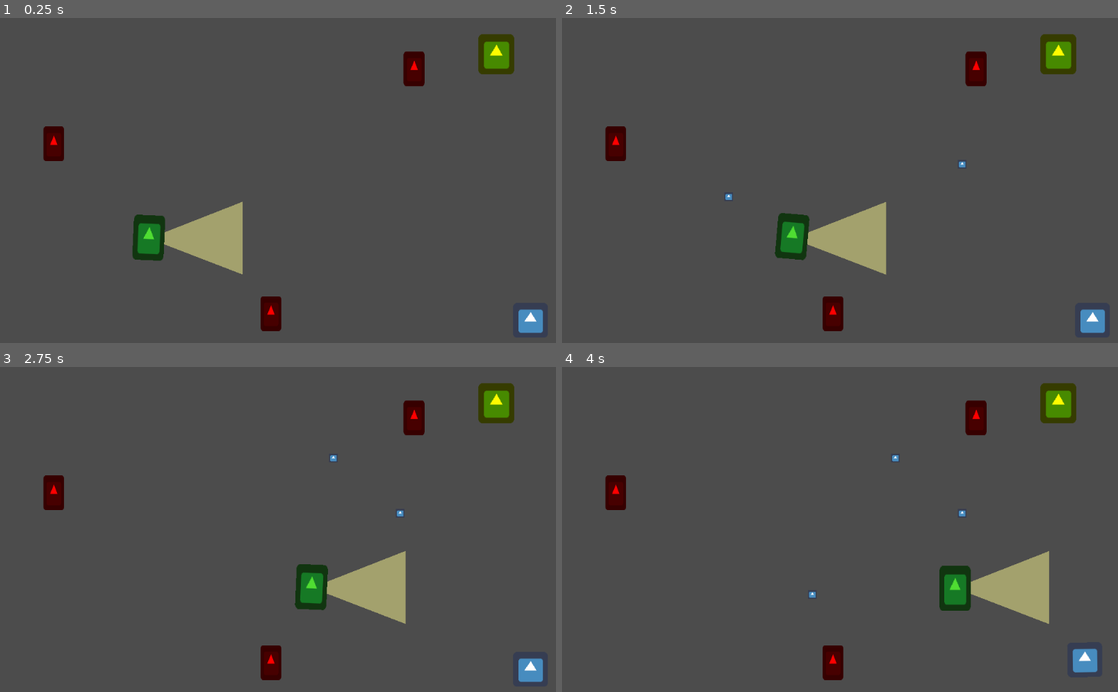
Above: before the commit, frames 1-4 (two rows, left to right).
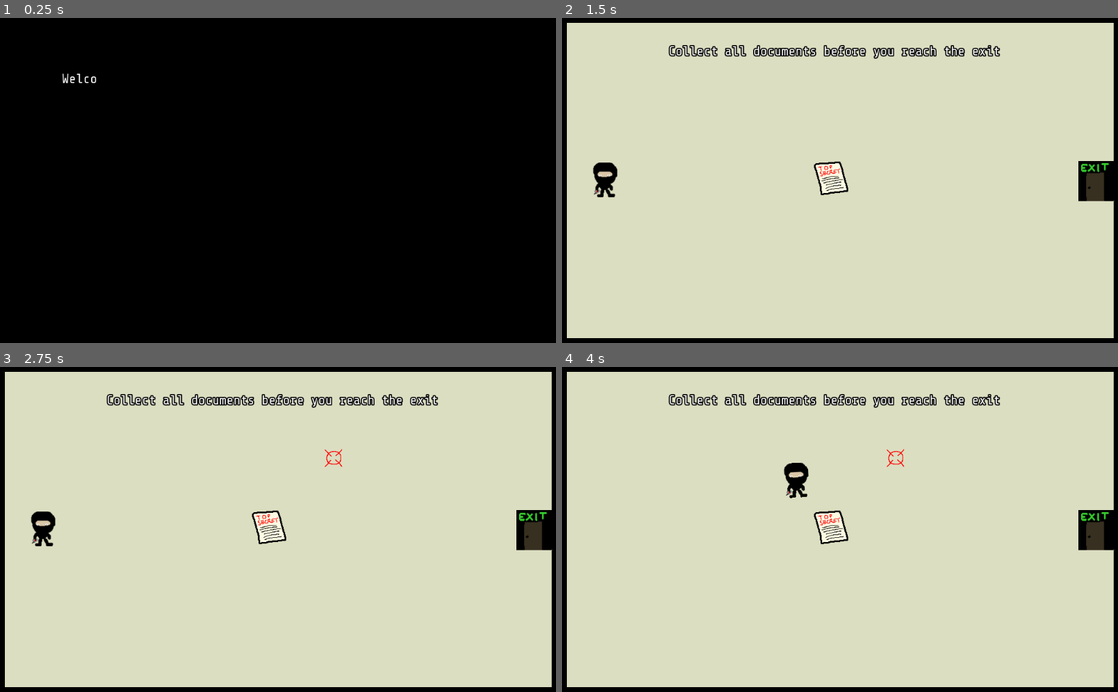
Above: after the commit, the same moments.

Repository: cwiep/Agent-of-C.H.A.I.N.
Game: Godot game, scene res://scenes/Intro.tscn
Same seed, same stepped clock (60 frames per second), same inputs: the game is played once before the commit and once after it. Before the commit the project starts from res://scenes/World.tscn. The engine's default icon, where the game draws it, is replaced by a stand-in: a white triangle on a blue panel in a dark square.
Inputs (mouse positions are in pixels of both pictures, inside the frame that each line leads up to):
- Up to frame 1 (0.25 s): no input
- Up to frame 2 (1.5 s): move the mouse to (962, 164) at 0.52 s; press the mouse at (962, 164) at 0.53 s; move the mouse to (728, 196) at 1.27 s; release the mouse at (728, 196) at 1.28 s; click (728, 196) at 1.35 s
- Up to frame 3 (2.75 s): move the mouse to (333, 458) at 2.02 s; hold Right mouse button (remove_action_point) from 2.03 s (still down); click (333, 458) at 2.3 s
- Up to frame 4 (4 s): move the mouse to (812, 594) at 2.77 s; release Right mouse button (remove_action_point) at 2.78 s; tap Mouse wheel down (speed_down) at 2.85 s; click (812, 594) at 3.05 s; move the mouse to (1006, 578) at 3.52 s; hold Mouse wheel up (speed_up) from 3.53 s (still down); click (1006, 578) at 3.8 s

The runs differ from the first frame. In frame 1, 100% of the frame differs, in the area x 0-100%, y 0-100%; in frame 2, 100%; in frame 3, 100%; in frame 4, 100%.

Commit message:
Add font, add intro and more levels, add some graphics

Diff:
--- /dev/null
+++ b/Font.tres
@@ -0,0 +1,11 @@
+[gd_resource type="DynamicFont" load_steps=2 format=2]
+
+[ext_resource path="res://ShareTechMono-Regular.ttf" type="DynamicFontData" id=1]
+
+[resource]
+size = 24
+outline_size = 2
+outline_color = Color( 0, 0, 0, 1 )
+use_mipmaps = true
+use_filter = true
+font_data = ExtResource( 1 )
--- a/project.godot
+++ b/project.godot
@@ -16,7 +16,7 @@
 [application]
 
 config/name="MJD9 - Agent of C.H.A.I.N."
-run/main_scene="res://scenes/World.tscn"
+run/main_scene="res://scenes/Intro.tscn"
 config/icon="res://icon.png"
 
 [autoload]
--- a/scenes/ActionPoint.tscn
+++ b/scenes/ActionPoint.tscn
@@ -1,16 +1,16 @@
 [gd_scene load_steps=3 format=2]
 
-[ext_resource path="res://icon.png" type="Texture" id=1]
+[ext_resource path="res://sfx/action_point.png" type="Texture" id=1]
 
 [sub_resource type="CircleShape2D" id=1]
-radius = 3.4707
+radius = 14.0201
 
 [node name="ActionPoint" type="Area2D" groups=[
 "action_point",
 ]]
 
 [node name="Sprite" type="Sprite" parent="."]
-scale = Vector2( 0.256746, 0.256746 )
+scale = Vector2( 0.52753, 0.52753 )
 texture = ExtResource( 1 )
 
 [node name="CollisionShape2D" type="CollisionShape2D" parent="."]
--- a/scenes/Document.tscn
+++ b/scenes/Document.tscn
@@ -1,17 +1,15 @@
 [gd_scene load_steps=3 format=2]
 
-[ext_resource path="res://icon.png" type="Texture" id=1]
+[ext_resource path="res://sfx/document.png" type="Texture" id=1]
 
 [sub_resource type="RectangleShape2D" id=1]
-extents = Vector2( 19.0763, 30.839 )
+extents = Vector2( 27.3167, 29.7153 )
 
 [node name="Document" type="Area2D" groups=[
 "document",
 ]]
 
 [node name="Sprite" type="Sprite" parent="."]
-modulate = Color( 1, 0, 0, 1 )
-scale = Vector2( 0.602012, 1 )
 texture = ExtResource( 1 )
 
 [node name="CollisionShape2D" type="CollisionShape2D" parent="."]
--- /dev/null
+++ b/scenes/Exit.tscn
@@ -0,0 +1,24 @@
+[gd_scene load_steps=3 format=2]
+
+[ext_resource path="res://sfx/exit.png" type="Texture" id=1]
+
+[sub_resource type="RectangleShape2D" id=1]
+extents = Vector2( 29.463, 34.403 )
+
+[node name="Exit" type="Area2D" groups=[
+"exit",
+]]
+position = Vector2( 0.55719, -1.03574 )
+
+[node name="Sprite" type="Sprite" parent="."]
+scale = Vector2( 1.03125, 1.15625 )
+texture = ExtResource( 1 )
+__meta__ = {
+"_edit_lock_": true
+}
+
+[node name="CollisionShape2D" type="CollisionShape2D" parent="."]
+shape = SubResource( 1 )
+__meta__ = {
+"_edit_lock_": true
+}
--- /dev/null
+++ b/scenes/Finish.tscn
@@ -0,0 +1,18 @@
+[gd_scene load_steps=2 format=2]
+
+[ext_resource path="res://Font.tres" type="DynamicFont" id=1]
+
+[node name="Finish" type="Node2D"]
+
+[node name="Label" type="Label" parent="."]
+margin_left = 400.655
+margin_top = 197.808
+margin_right = 580.655
+margin_bottom = 223.808
+custom_fonts/font = ExtResource( 1 )
+text = "Done. Good job!"
+align = 1
+valign = 1
+__meta__ = {
+"_edit_use_anchors_": false
+}
--- a/scenes/Guard.tscn
+++ b/scenes/Guard.tscn
@@ -1,12 +1,12 @@
 [gd_scene load_steps=8 format=2]
 
-[ext_resource path="res://icon.png" type="Texture" id=1]
+[ext_resource path="res://sfx/guard.png" type="Texture" id=1]
 [ext_resource path="res://scripts/GuardBehavior.gd" type="Script" id=2]
 [ext_resource path="res://scenes/VisionCone.tscn" type="PackedScene" id=3]
 [ext_resource path="res://scripts/GuardPath.gd" type="Script" id=4]
 
 [sub_resource type="RectangleShape2D" id=1]
-extents = Vector2( 24.8433, 37.2277 )
+extents = Vector2( 11.9196, 37.7846 )
 
 [sub_resource type="Animation" id=2]
 resource_name = "exited"
@@ -63,7 +63,6 @@
 script = ExtResource( 2 )
 
 [node name="Sprite" type="Sprite" parent="Guard"]
-modulate = Color( 0.309804, 0.866667, 0.196078, 1 )
 scale = Vector2( 0.900675, 1.29797 )
 texture = ExtResource( 1 )
 
--- /dev/null
+++ b/scenes/Intro.tscn
@@ -0,0 +1,24 @@
+[gd_scene load_steps=4 format=2]
+
+[ext_resource path="res://scripts/Intro.gd" type="Script" id=1]
+[ext_resource path="res://Font.tres" type="DynamicFont" id=2]
+[ext_resource path="res://sfx/wall.png" type="Texture" id=3]
+
+[node name="Intro" type="Node2D"]
+script = ExtResource( 1 )
+
+[node name="Sprite" type="Sprite" parent="."]
+scale = Vector2( 16.0206, 9.40604 )
+texture = ExtResource( 3 )
+centered = false
+
+[node name="Text" type="Label" parent="."]
+margin_left = 114.48
+margin_top = 98.0397
+margin_right = 503.48
+margin_bottom = 512.04
+custom_fonts/font = ExtResource( 2 )
+autowrap = true
+__meta__ = {
+"_edit_use_anchors_": false
+}
--- /dev/null
+++ b/scenes/Level01.tscn
@@ -0,0 +1,56 @@
+[gd_scene load_steps=9 format=2]
+
+[ext_resource path="res://scenes/Document.tscn" type="PackedScene" id=1]
+[ext_resource path="res://scenes/Player.tscn" type="PackedScene" id=2]
+[ext_resource path="res://scenes/Exit.tscn" type="PackedScene" id=3]
+[ext_resource path="res://scripts/World.gd" type="Script" id=4]
+[ext_resource path="res://sfx/bg.png" type="Texture" id=5]
+[ext_resource path="res://sfx/wall.png" type="Texture" id=6]
+[ext_resource path="res://Font.tres" type="DynamicFont" id=7]
+
+[sub_resource type="RectangleShape2D" id=1]
+extents = Vector2( 23.9131, 124.8 )
+
+[node name="Level01" type="Node2D"]
+script = ExtResource( 4 )
+MAX_ACTIONS = 2
+
+[node name="Background" type="Sprite" parent="."]
+texture = ExtResource( 5 )
+centered = false
+
+[node name="Documents" type="Node2D" parent="."]
+
+[node name="Document" parent="Documents" instance=ExtResource( 1 )]
+position = Vector2( 663.978, 367.896 )
+
+[node name="Exit" parent="." instance=ExtResource( 3 )]
+position = Vector2( 636.817, 553.329 )
+
+[node name="Player" parent="." instance=ExtResource( 2 )]
+position = Vector2( 86.9345, 432.153 )
+
+[node name="ActionPoints" type="Node2D" parent="."]
+
+[node name="Wall" type="Area2D" parent="."]
+
+[node name="Sprite" type="Sprite" parent="Wall"]
+position = Vector2( 527.907, 464.281 )
+scale = Vector2( 1, 4.20886 )
+texture = ExtResource( 6 )
+
+[node name="CollisionShape2D" type="CollisionShape2D" parent="Wall"]
+position = Vector2( 527.907, 463.651 )
+shape = SubResource( 1 )
+
+[node name="Label" type="Label" parent="."]
+margin_left = 390.576
+margin_top = 30.2381
+margin_right = 630.576
+margin_bottom = 56.2381
+custom_fonts/font = ExtResource( 7 )
+text = "Don't run into walls"
+__meta__ = {
+"_edit_use_anchors_": false
+}
+[connection signal="area_entered" from="Player" to="." method="_on_Player_area_entered"]
--- /dev/null
+++ b/scenes/Level02.tscn
@@ -0,0 +1,74 @@
+[gd_scene load_steps=11 format=2]
+
+[ext_resource path="res://scenes/Document.tscn" type="PackedScene" id=1]
+[ext_resource path="res://scenes/Player.tscn" type="PackedScene" id=2]
+[ext_resource path="res://scenes/Exit.tscn" type="PackedScene" id=3]
+[ext_resource path="res://scripts/World.gd" type="Script" id=4]
+[ext_resource path="res://Font.tres" type="DynamicFont" id=5]
+[ext_resource path="res://sfx/bg.png" type="Texture" id=6]
+[ext_resource path="res://scenes/Guard.tscn" type="PackedScene" id=7]
+[ext_resource path="res://sfx/wall.png" type="Texture" id=8]
+
+[sub_resource type="Curve2D" id=1]
+_data = {
+"points": PoolVector2Array( 0, 0, 0, 0, 347.713, 526.579, 0, 0, 0, 0, 340.153, 143.563, 0, 0, 0, 0, 457.326, 138.524, 0, 0, 0, 0, 449.766, 519.02, 0, 0, 0, 0, 347.713, 526.579 )
+}
+
+[sub_resource type="RectangleShape2D" id=2]
+extents = Vector2( 23.9131, 136.139 )
+
+[node name="Level02" type="Node2D"]
+script = ExtResource( 4 )
+
+[node name="Background" type="Sprite" parent="."]
+texture = ExtResource( 6 )
+centered = false
+
+[node name="Documents" type="Node2D" parent="."]
+
+[node name="Document" parent="Documents" instance=ExtResource( 1 )]
+position = Vector2( 721.934, 417.033 )
+
+[node name="Document2" parent="Documents" instance=ExtResource( 1 )]
+position = Vector2( 398.135, 283.482 )
+
+[node name="Exit" parent="." instance=ExtResource( 3 )]
+position = Vector2( 718.712, 554.589 )
+
+[node name="GuardPath1" type="Path2D" parent="."]
+curve = SubResource( 1 )
+
+[node name="Guard" parent="GuardPath1" instance=ExtResource( 7 )]
+position = Vector2( 347.713, 526.579 )
+rotation = -1.59051
+
+[node name="Player" parent="." instance=ExtResource( 2 )]
+position = Vector2( 74.3353, 93.2342 )
+
+[node name="ActionPoints" type="Node2D" parent="."]
+
+[node name="Wall" type="Area2D" parent="." groups=[
+"wall",
+]]
+
+[node name="Sprite" type="Sprite" parent="Wall"]
+position = Vector2( 599.722, 449.792 )
+scale = Vector2( 1, 4.54353 )
+texture = ExtResource( 8 )
+
+[node name="CollisionShape2D" type="CollisionShape2D" parent="Wall"]
+position = Vector2( 599.722, 447.272 )
+shape = SubResource( 2 )
+
+[node name="Label" type="Label" parent="."]
+margin_left = 316.24
+margin_top = 17.6389
+margin_right = 724.24
+margin_bottom = 43.6389
+custom_fonts/font = ExtResource( 5 )
+text = "Pay attention to wandering guards!"
+__meta__ = {
+"_edit_use_anchors_": false
+}
+[connection signal="player_seen" from="GuardPath1/Guard" to="." method="_on_player_seen"]
+[connection signal="area_entered" from="Player" to="." method="_on_Player_area_entered"]
--- /dev/null
+++ b/scenes/Level03.tscn
@@ -0,0 +1,46 @@
+[gd_scene load_steps=8 format=2]
+
+[ext_resource path="res://scenes/Document.tscn" type="PackedScene" id=1]
+[ext_resource path="res://scenes/Player.tscn" type="PackedScene" id=2]
+[ext_resource path="res://scenes/Exit.tscn" type="PackedScene" id=3]
+[ext_resource path="res://scripts/World.gd" type="Script" id=4]
+[ext_resource path="res://sfx/bg.png" type="Texture" id=5]
+[ext_resource path="res://scenes/Guard.tscn" type="PackedScene" id=7]
+
+[sub_resource type="Curve2D" id=1]
+_data = {
+"points": PoolVector2Array( 69.2957, 57.9564, -69.2957, -57.9564, 336.374, 424.526, -56.6964, 83.1548, 56.6964, -83.1548, 326.294, 170.022, -61.7361, -75.5953, 61.7361, 75.5953, 713.09, 167.502, 93.2342, -95.754, -93.2342, 95.754, 710.57, 420.746, 0, 0, 0, 0, 336.374, 424.526 )
+}
+
+[node name="Level03" type="Node2D"]
+script = ExtResource( 4 )
+
+[node name="Background" type="Sprite" parent="."]
+texture = ExtResource( 5 )
+centered = false
+
+[node name="Documents" type="Node2D" parent="."]
+
+[node name="Document" parent="Documents" instance=ExtResource( 1 )]
+position = Vector2( 879.424, 138.59 )
+
+[node name="Document2" parent="Documents" instance=ExtResource( 1 )]
+position = Vector2( 93.2341, 519.087 )
+
+[node name="Exit" parent="." instance=ExtResource( 3 )]
+position = Vector2( 517.125, 553.33 )
+
+[node name="GuardPath1" type="Path2D" parent="."]
+curve = SubResource( 1 )
+
+[node name="Guard" parent="GuardPath1" instance=ExtResource( 7 )]
+position = Vector2( 336.374, 424.526 )
+rotation = -2.42998
+speed = 2
+
+[node name="Player" parent="." instance=ExtResource( 2 )]
+position = Vector2( 74.3353, 93.2342 )
+
+[node name="ActionPoints" type="Node2D" parent="."]
+[connection signal="player_seen" from="GuardPath1/Guard" to="." method="_on_player_seen"]
+[connection signal="area_entered" from="Player" to="." method="_on_Player_area_entered"]
--- a/scenes/Player.tscn
+++ b/scenes/Player.tscn
@@ -1,10 +1,10 @@
 [gd_scene load_steps=5 format=2]
 
-[ext_resource path="res://icon.png" type="Texture" id=1]
+[ext_resource path="res://sfx/player.png" type="Texture" id=1]
 [ext_resource path="res://scripts/Player.gd" type="Script" id=2]
 
 [sub_resource type="RectangleShape2D" id=1]
-extents = Vector2( 29, 28 )
+extents = Vector2( 15.7031, 28.2688 )
 
 [sub_resource type="Animation" id=2]
 resource_name = "walk"
--- /dev/null
+++ b/scenes/Tutorial.tscn
@@ -0,0 +1,43 @@
+[gd_scene load_steps=7 format=2]
+
+[ext_resource path="res://scenes/Document.tscn" type="PackedScene" id=1]
+[ext_resource path="res://scenes/Player.tscn" type="PackedScene" id=2]
+[ext_resource path="res://scenes/Exit.tscn" type="PackedScene" id=3]
+[ext_resource path="res://scripts/World.gd" type="Script" id=4]
+[ext_resource path="res://Font.tres" type="DynamicFont" id=5]
+[ext_resource path="res://sfx/bg.png" type="Texture" id=6]
+
+[node name="Tutorial" type="Node2D"]
+script = ExtResource( 4 )
+MAX_ACTIONS = 1
+
+[node name="Background" type="Sprite" parent="."]
+texture = ExtResource( 6 )
+centered = false
+
+[node name="Documents" type="Node2D" parent="."]
+
+[node name="Document" parent="Documents" instance=ExtResource( 1 )]
+position = Vector2( 495.149, 296.081 )
+
+[node name="Exit" parent="." instance=ExtResource( 3 )]
+position = Vector2( 983.752, 301.487 )
+
+[node name="Player" parent="." instance=ExtResource( 2 )]
+position = Vector2( 80.6349, 298.601 )
+
+[node name="ActionPoints" type="Node2D" parent="."]
+
+[node name="Label" type="Label" parent="."]
+margin_left = 182.427
+margin_top = 39.8195
+margin_right = 822.427
+margin_bottom = 81.8195
+custom_fonts/font = ExtResource( 5 )
+text = "Collect all documents before you reach the exit"
+align = 1
+valign = 1
+__meta__ = {
+"_edit_use_anchors_": false
+}
+[connection signal="area_entered" from="Player" to="." method="_on_Player_area_entered"]
--- /dev/null
+++ b/scenes/Wall.tscn
@@ -0,0 +1,15 @@
+[gd_scene load_steps=2 format=2]
+
+[sub_resource type="RectangleShape2D" id=1]
+extents = Vector2( 32.7325, 197.875 )
+
+[node name="Wall" type="Area2D" groups=[
+"wall",
+]]
+position = Vector2( 534.207, 401.915 )
+
+[node name="CollisionShape2D" type="CollisionShape2D" parent="."]
+shape = SubResource( 1 )
+__meta__ = {
+"_edit_lock_": true
+}
--- a/scenes/World.tscn
+++ b/scenes/World.tscn
@@ -1,21 +1,31 @@
-[gd_scene load_steps=8 format=2]
+[gd_scene load_steps=11 format=2]
 
 [ext_resource path="res://scripts/World.gd" type="Script" id=1]
 [ext_resource path="res://scenes/Player.tscn" type="PackedScene" id=2]
 [ext_resource path="res://scenes/Document.tscn" type="PackedScene" id=3]
-[ext_resource path="res://icon.png" type="Texture" id=5]
+[ext_resource path="res://scenes/Exit.tscn" type="PackedScene" id=4]
+[ext_resource path="res://sfx/bg.png" type="Texture" id=5]
+[ext_resource path="res://sfx/wall.png" type="Texture" id=6]
 [ext_resource path="res://scenes/Guard.tscn" type="PackedScene" id=7]
 
-[sub_resource type="RectangleShape2D" id=1]
-extents = Vector2( 25, 30 )
+[sub_resource type="RectangleShape2D" id=3]
+extents = Vector2( 93.2087, 24.006 )
+
+[sub_resource type="RectangleShape2D" id=4]
+extents = Vector2( 23.913, 59.2838 )
 
 [sub_resource type="Curve2D" id=2]
 _data = {
-"points": PoolVector2Array( 0, 0, 0, 0, 244, 408, 0, 0, 0, 0, 755, 409, 0, 0, 0, 0, 457, 544, 0, 0, 0, 0, 244, 408 )
+"points": PoolVector2Array( 0, 0, 0, 0, 244, 408, 0, 0, 0, 0, 510.243, 167.502, 0, 0, 0, 0, 730.729, 395.548, 0, 0, 0, 0, 457, 544, 0, 0, 0, 0, 244, 408 )
 }
 
 [node name="World" type="Node2D"]
 script = ExtResource( 1 )
+MAX_ACTIONS = 4
+
+[node name="Background" type="Sprite" parent="."]
+texture = ExtResource( 5 )
+centered = false
 
 [node name="Documents" type="Node2D" parent="."]
 
@@ -28,24 +38,34 @@
 [node name="Document3" parent="Documents" instance=ExtResource( 3 )]
 position = Vector2( 499.007, 545.623 )
 
-[node name="Exit" type="Area2D" parent="." groups=[
-"exit",
+[node name="Wall" type="Area2D" parent="." groups=[
+"wall",
 ]]
-position = Vector2( 914, 67 )
 
-[node name="Sprite" type="Sprite" parent="Exit"]
-modulate = Color( 1, 0.984314, 0, 1 )
-scale = Vector2( 1.03125, 1.15625 )
-texture = ExtResource( 5 )
-__meta__ = {
-"_edit_lock_": true
-}
+[node name="Sprite" type="Sprite" parent="Wall"]
+position = Vector2( 483.18, 367.897 )
+scale = Vector2( 3.146, 1 )
+texture = ExtResource( 6 )
 
-[node name="CollisionShape2D" type="CollisionShape2D" parent="Exit"]
-shape = SubResource( 1 )
-__meta__ = {
-"_edit_lock_": true
-}
+[node name="CollisionShape2D" type="CollisionShape2D" parent="Wall"]
+position = Vector2( 483.81, 367.897 )
+shape = SubResource( 3 )
+
+[node name="Wall2" type="Area2D" parent="." groups=[
+"wall",
+]]
+
+[node name="Sprite" type="Sprite" parent="Wall2"]
+position = Vector2( 604.762, 74.3353 )
+scale = Vector2( 1, 2.142 )
+texture = ExtResource( 6 )
+
+[node name="CollisionShape2D" type="CollisionShape2D" parent="Wall2"]
+position = Vector2( 604.762, 73.0754 )
+shape = SubResource( 4 )
+
+[node name="Exit" parent="." instance=ExtResource( 4 )]
+position = Vector2( 694.774, 45.5813 )
 
 [node name="Player" parent="." instance=ExtResource( 2 )]
 position = Vector2( 976.949, 558.31 )
@@ -57,7 +77,6 @@
 
 [node name="Guard" parent="GuardPath1" instance=ExtResource( 7 )]
 position = Vector2( 244, 408 )
-rotation = 0.00195078
-speed = 1
+rotation = -0.734632
 [connection signal="area_entered" from="Player" to="." method="_on_Player_area_entered"]
 [connection signal="player_seen" from="GuardPath1/Guard" to="." method="_on_player_seen"]
--- a/scripts/Global.gd
+++ b/scripts/Global.gd
@@ -7,6 +7,16 @@
 }
 
 var _current_state = State.PLANNING
+
+var levels = [
+	"res://scenes/Tutorial.tscn",
+	"res://scenes/Level01.tscn",
+	"res://scenes/Level02.tscn",
+	"res://scenes/Level03.tscn",
+	"res://scenes/World.tscn",
+	"res://scenes/Finish.tscn"
+]
+var current_level = 0
 
 func change_state(state) -> void:
 	_current_state = state
@@ -23,3 +33,7 @@
 	print("success")
 	# TODO load next level
 	_current_state = State.STOP
+
+func get_next_level():
+	current_level += 1
+	return levels[current_level]
--- a/scripts/GuardPath.gd
+++ b/scripts/GuardPath.gd
@@ -1,8 +1,8 @@
 extends PathFollow2D
 
+export (int) var speed = 1
+
 signal player_seen
-
-export (int) var speed = 3
 
 func _on_area_entered(area):
 	if Global.get_state() != Global.State.ACTION:
@@ -11,4 +11,6 @@
 		return
 
 	$Guard/AnimationPlayer.play("exited")
+	Global.failed()
+	yield($Guard/AnimationPlayer, "animation_finished")
 	emit_signal("player_seen")
--- /dev/null
+++ b/scripts/Intro.gd
@@ -0,0 +1,20 @@
+extends Node2D
+
+const text = "Welcome, Agent.\nWe will send you to steal some secret documents.\n\nYou will use the\nCarelessly\nHacked\nAction\nInjection\nNibbler\nor C.H.A.I.N. in short."
+var counter = 0
+var length = 0
+
+func _process(delta):
+	counter += delta
+	if counter > 0.05 and length < text.length():
+		counter = 0
+		length += 1
+		$Text.text = text.substr(0, length)
+
+func _input(event):
+	if event.is_action_pressed("add_action_point") and !event.is_echo():
+		if length < text.length():
+			length = text.length()
+			$Text.text = text
+		else:
+			get_tree().change_scene("res://scenes/Tutorial.tscn")
--- a/scripts/Player.gd
+++ b/scripts/Player.gd
@@ -8,7 +8,7 @@
 var current_speed = MIN_SPEED
 
 func _ready():
-	current_speed = MIN_SPEED
+	current_speed = MIN_SPEED + floor((MAX_SPEED - MIN_SPEED) / 2)
 
 func _physics_process(delta):
 	if Global.get_state() == Global.State.ACTION:
@@ -18,8 +18,6 @@
 			$AnimationPlayer.play("walk")
 		else:
 			$AnimationPlayer.stop()
-			print("no action point left")
-			Global.failed()
 
 func _input(event):
 	if Global.get_state() == Global.State.ACTION:
--- a/scripts/World.gd
+++ b/scripts/World.gd
@@ -7,6 +7,7 @@
 var available_actions
 
 func _ready() -> void:
+	Global.change_state(Global.State.PLANNING)
 	available_actions = MAX_ACTIONS
 
 func _input(event: InputEvent) -> void:
@@ -41,20 +42,30 @@
 		$Player.set_target($ActionPoints.get_child(0))
 	else:
 		$Player.set_target(null)
+		print("no action point left")
+		_retry()
 
 func _on_Player_area_entered(area: Area2D) -> void:
 	if area.is_in_group("exit"):
 		if $Documents.get_child_count() == 0:
 			Global.succeeded()
+			get_tree().change_scene(Global.get_next_level())
 		else:
 			print("not all documents collected")
-			Global.failed()
+			_retry()
 	elif area.is_in_group("action_point"):
 		_target_next_action_point()
 	elif area.is_in_group("document"):
 		area.get_parent().remove_child(area)
 		area.queue_free()
+	elif area.is_in_group("wall"):
+		print("collided with wall")
+		_retry()
+
+func _retry():
+	Global.failed()
+	get_tree().reload_current_scene()
 
 func _on_player_seen():
 	print("player seen")
-	Global.failed()
+	_retry()
Not shown, added: ShareTechMono-Regular-License.txt
Binary file added: ShareTechMono-Regular.ttf
Binary file added: sfx/action_point.png
Not shown, added: sfx/action_point.png.import
Binary file added: sfx/bg.png
Not shown, added: sfx/bg.png.import
Binary file added: sfx/document.png
Not shown, added: sfx/document.png.import
Binary file added: sfx/exit.png
Not shown, added: sfx/exit.png.import
Binary file added: sfx/guard.png
Not shown, added: sfx/guard.png.import
(and 4 more such lines)
